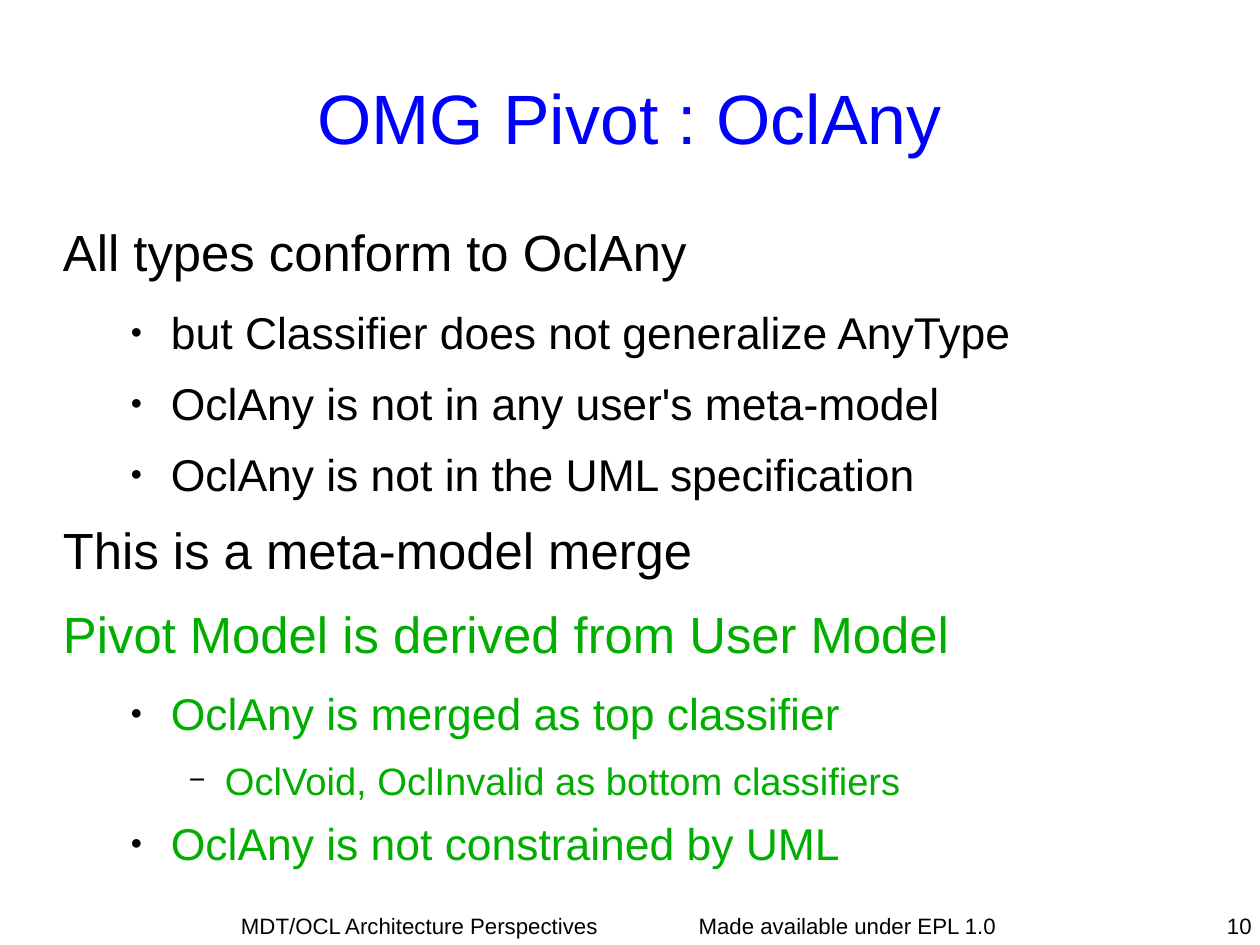
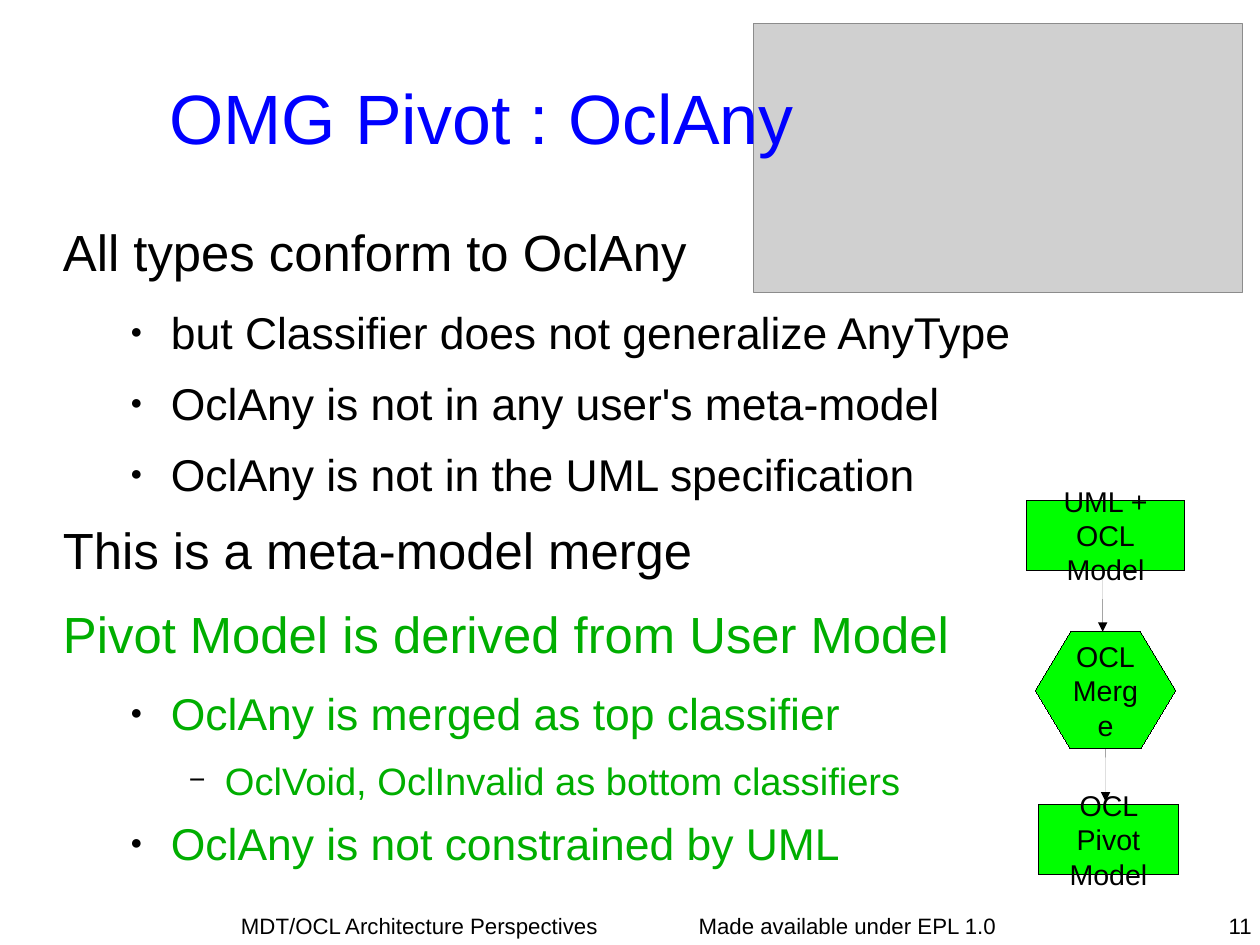
Before and after one commit to eclipse-ocl/ocl-website, a slide deck: slide 11 of ocl/docs/publications/Dresden2010Visit/DresdenVisit.odp (slide 10 before the commit). Drawn at 1260x945 pixels with LibreOffice and Linux fonts; fonts in the diff are those of the drawing; grey boxes stand for pictures. Boxes give left, top, right and bottom in pixels: in the first picture for what was removed or moved away, otherwise in the second. Text is boxed around its words. In the diff, an @@ line names an element or a change of style, - is before the commit and + after.

```diff
--- a/ocl/docs/publications/Dresden2010Visit/DresdenVisit.odp
+++ b/ocl/docs/publications/Dresden2010Visit/DresdenVisit.odp
@@ picture added at [755, 23, 1243, 292] @@
@@ title "OMG Pivot : OclAny" rewrapped from [317, 93, 942, 157] to [169, 88, 794, 157] @@
@@ rectangle added at [1027, 501, 1185, 571], fill #00FF00, outline #000000 0 pt, 18 pt, text #000000 @@
+UML + OCL
+Model
@@ arrow added from (1103, 571) to (1103, 632), #000000 0 pt @@
@@ hexagon added at [1036, 632, 1177, 749], fill #00FF00, outline #000000 0 pt, 18 pt, text #000000 @@
+OCL
+Merge
@@ arrow added from (1106, 749) to (1106, 802), #000000 0 pt @@
@@ rectangle added at [1038, 805, 1179, 875], fill #00FF00, outline #000000 0 pt, 18 pt, text #000000 @@
+OCL Pivot
+Model
@@ page number at [1229, 918, 1252, 934]: text changed @@
-10
+11
```
Also in this commit, not shown: 11 other slides changed, 9 slides added, 2 slides removed.
